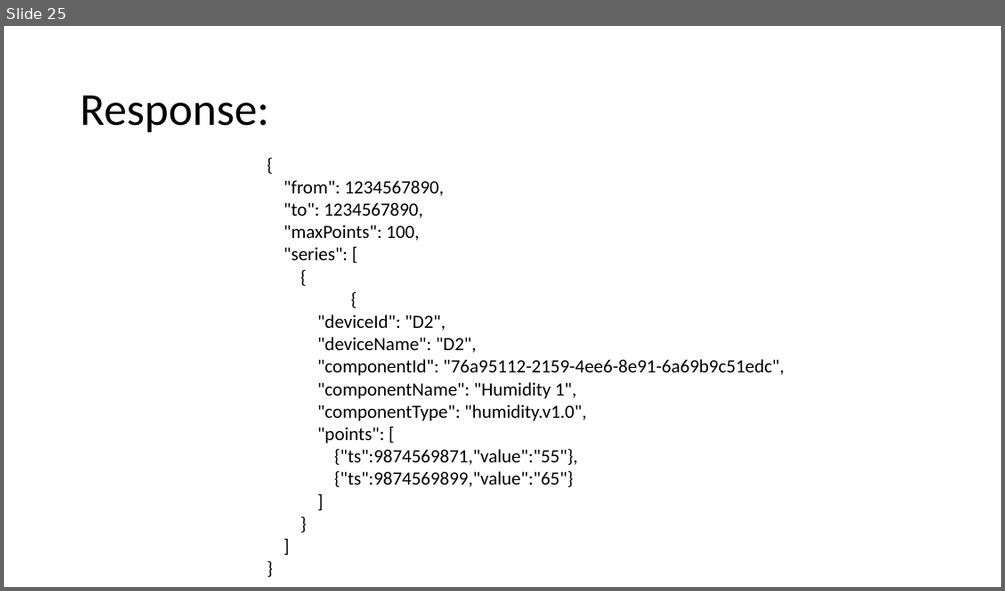
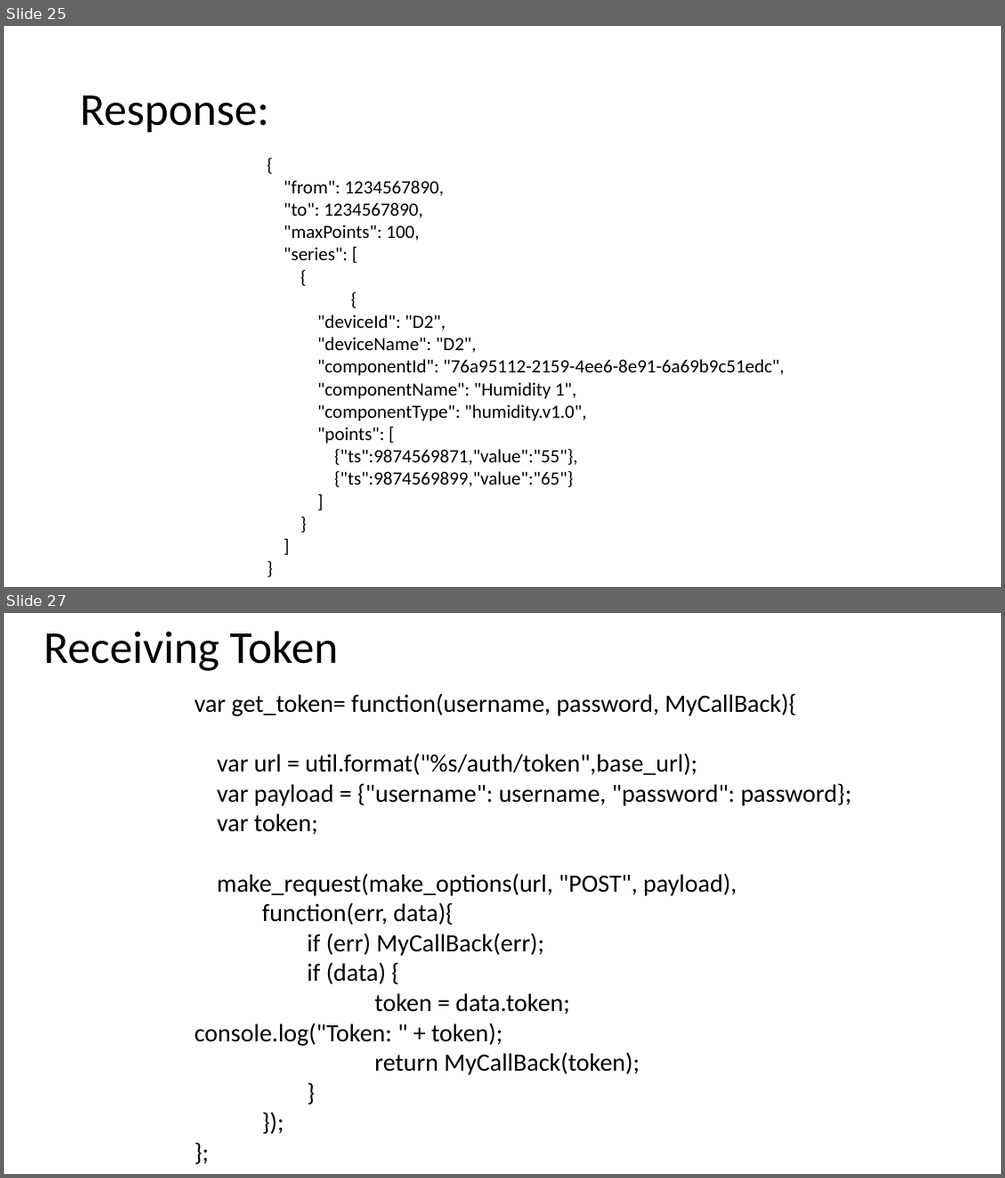
Before and after one commit to Simociocoiu/enable-workshop, a slide deck: EnableIoT Workshop_ALL.pptx. Shown one above the other, each under a label of ours: slide 25 before the commit, slides 25 and 27 after it; the slides between them are not shown. The pictures are 1005x591 and 1005x1178 pixels, drawn with LibreOffice and Linux fonts; fonts in the diff are those of the drawing. Boxes give left, top, right and bottom in pixels: in the first picture for what was removed or moved away, otherwise in the second. Text is boxed around its words. In the diff, an @@ line names an element or a change of style, - is before the commit and + after.

```diff
--- a/EnableIoT Workshop_ALL.pptx
+++ b/EnableIoT Workshop_ALL.pptx
@@ slide 27 added at bbox=[4, 613, 1001, 1174], background #FFFFFF @@
@@ title added at bbox=[44, 631, 339, 671], 44 pt, text #000000 @@
+Receiving Token
@@ text added at bbox=[194, 693, 852, 1075], 24 pt, text #000000 @@
+var get_token= function(username, password, MyCallBack){
+var url = util.format("%s/auth/token",base_url);
+var payload = {"username": username, "password": password};
+var token;
+make_request(make_options(url, "POST", payload),
+function(err, data){
+if (err) MyCallBack(err);
+if (data) {
+token = data.token; console.log("Token: " + token);
+return MyCallBack(token);
+}
+});
+};
```
Also in this commit, not shown: 10 other slides added.
